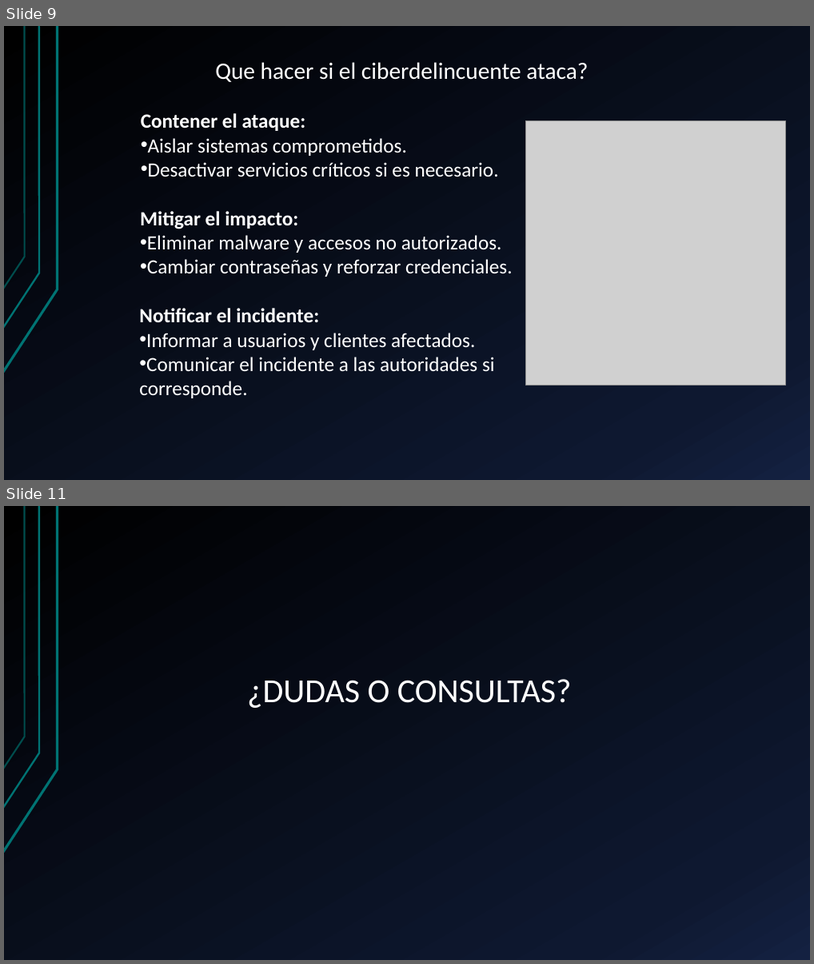
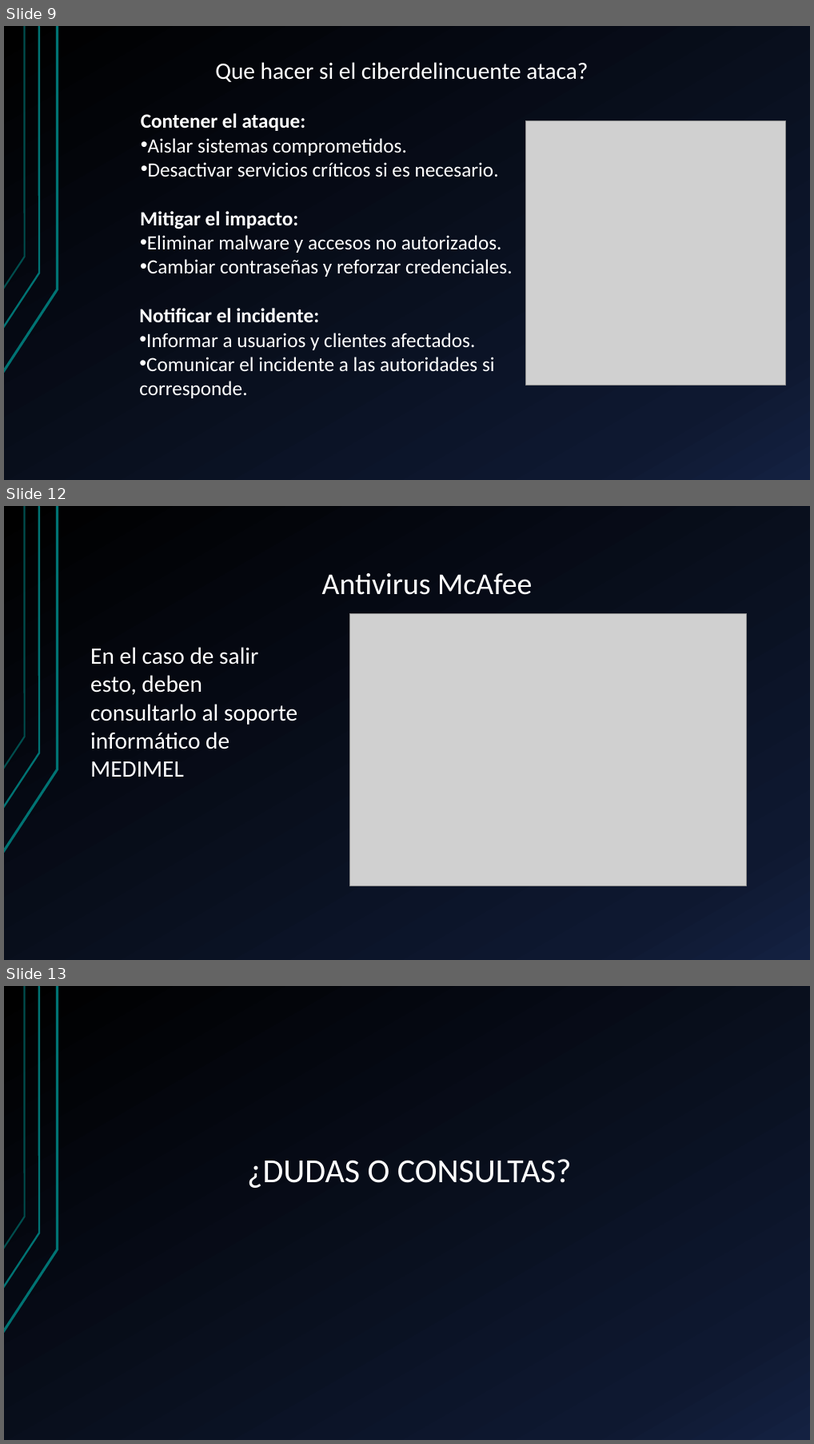
Before and after one commit to Zangetsupwr/Repositorio2, a slide deck: Seguridad Informatica.pptx. Shown one above the other, each under a label of ours: slides 9 and 11 before the commit, slides 9, 12 and 13 after it; the slides between them are not shown. The pictures are 814x964 and 814x1444 pixels, drawn with LibreOffice and Linux fonts; fonts in the diff are those of the drawing; grey boxes stand for pictures. Boxes give left, top, right and bottom in pixels: in the first picture for what was removed or moved away, otherwise in the second. Text is boxed around its words. In the diff, an @@ line names an element or a change of style, - is before the commit and + after.

```diff
--- a/Seguridad Informatica.pptx
+++ b/Seguridad Informatica.pptx
@@ slide 12 added at bbox=[4, 506, 810, 960], background gradient #000000 to #0F1931 to #142242; not listed: 3 template elements that a slide beside it also shows @@
@@ title added at bbox=[322, 573, 532, 595], 36 pt, text #FFFFFF @@
+Antivirus McAfee
@@ picture added at bbox=[350, 614, 746, 885] @@
@@ text added at bbox=[90, 647, 298, 776], 28 pt, text #FFFFFF @@
+En el caso de salir esto, deben consultarlo al soporte informático de MEDIMEL
@@ what was slide 11 is now slide 13 @@
```
Also in this commit, not shown: 4 slides changed, 1 other slide added.
